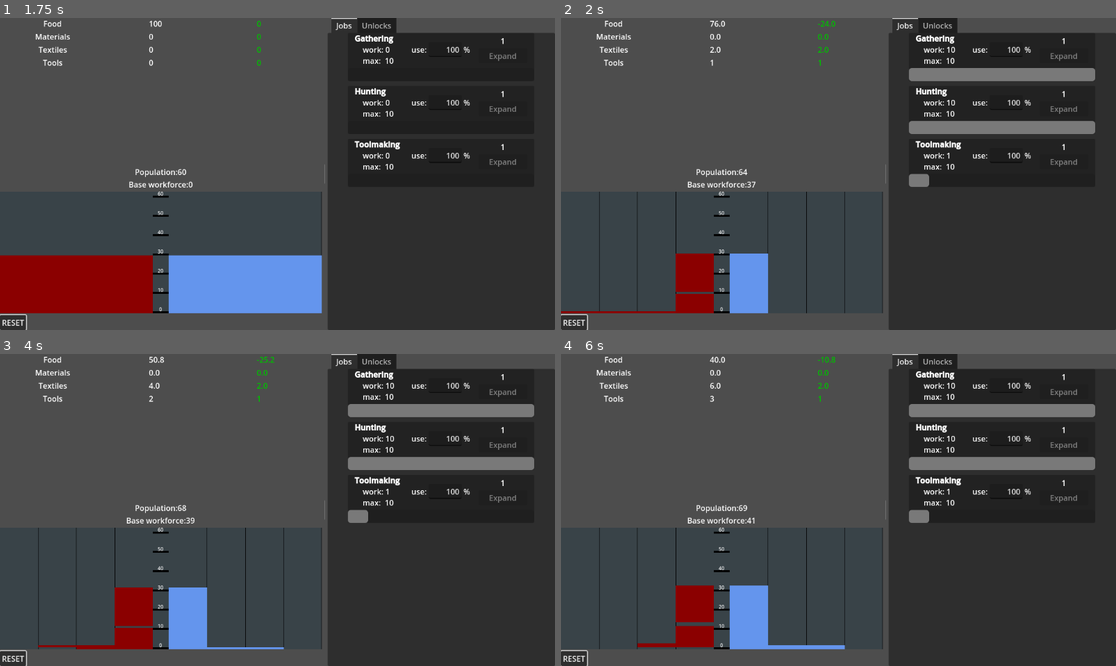
Above: before the commit, frames 1-4 (two rows, left to right).
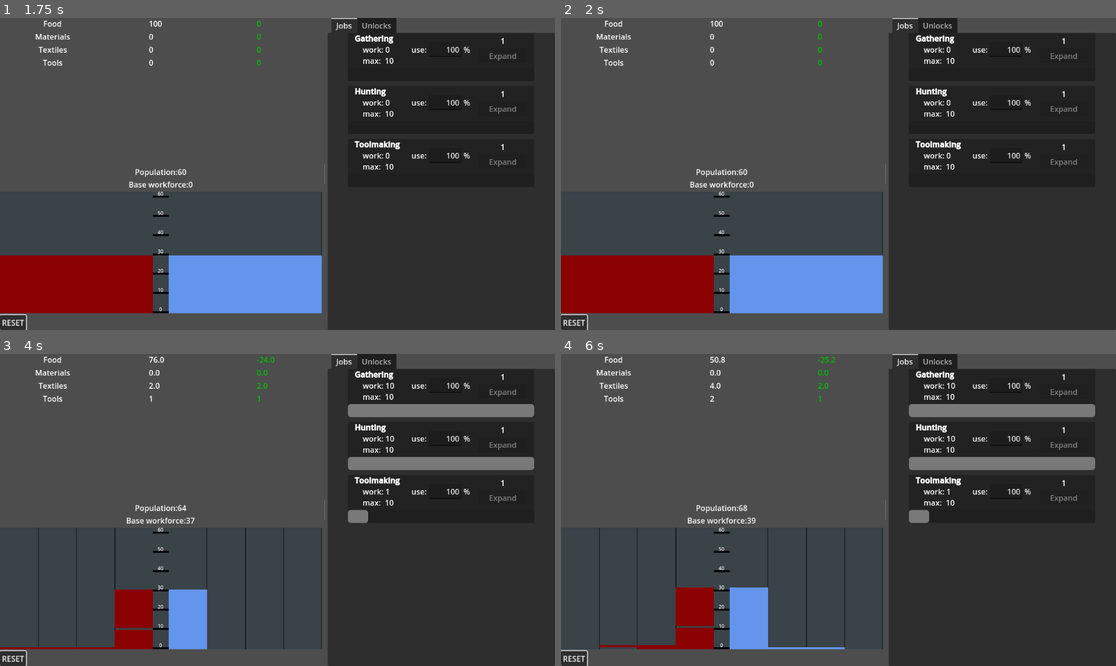
Above: after the commit, the same moments.

Repository: drahosh/bootstrap-civilization
Game: Godot game, scene res://main/main.tscn
The game is run twice, just before and just after one commit, with the same random seed, the same clock (stepped at 60 frames per second) and the same inputs.
Inputs (mouse positions are in pixels of both pictures, inside the frame that each line leads up to):
- Up to frame 1 (1.75 s): click "RESET" at 0.5 s; move the mouse to (399, 158) at 1.27 s; tap F at 1.35 s; click (399, 158) at 1.42 s
- Up to frame 2 (2 s): no input
- Up to frame 3 (4 s): drag from (166, 525) to (249, 572) at 2.02 s; move the mouse to (333, 441) at 2.77 s; tap F at 2.85 s; click (333, 441) at 2.92 s; drag from (249, 572) to (111, 463) at 3.52 s
- Up to frame 4 (6 s): move the mouse to (1005, 556) at 4.27 s; tap F at 4.35, 5.85 s; click (1005, 556) at 4.42 s; drag from (672, 463) to (755, 432) at 5.02 s; move the mouse to (866, 510) at 5.77 s; click (866, 510) at 5.92 s

Frame 1 is identical in both runs. In frame 2, 11% of the frame differs, in the area x 0-97%, y 0-95%; in frame 3, 0.5%; in frame 4, 0.6%.
Error before the commit: Invalid call. Nonexistent function 'hard_reset' in base 'ScrollContainer (research_list.gd)'. (res://main/main.gd:115)

Commit message:
hard reset

Diff:
--- a/Research/research_list.gd
+++ b/Research/research_list.gd
@@ -63,3 +63,14 @@
 			var instance = voluntary_scene.instantiate()
 			instance.set_script(script)
 			$VBoxContainer.add_child(instance)
+
+
+func reset():
+	for child in $VBoxContainer.get_children():
+		child.reset()
+
+
+func hard_reset():
+	for child in $VBoxContainer.get_children():
+		child.free()
+	_ready()
--- a/main/main.gd
+++ b/main/main.gd
@@ -117,3 +117,4 @@
 	miliseconds_saved = 0
 	year_miliseconds = 2000
 	unlocked_sections = []
+	soft_reset()
